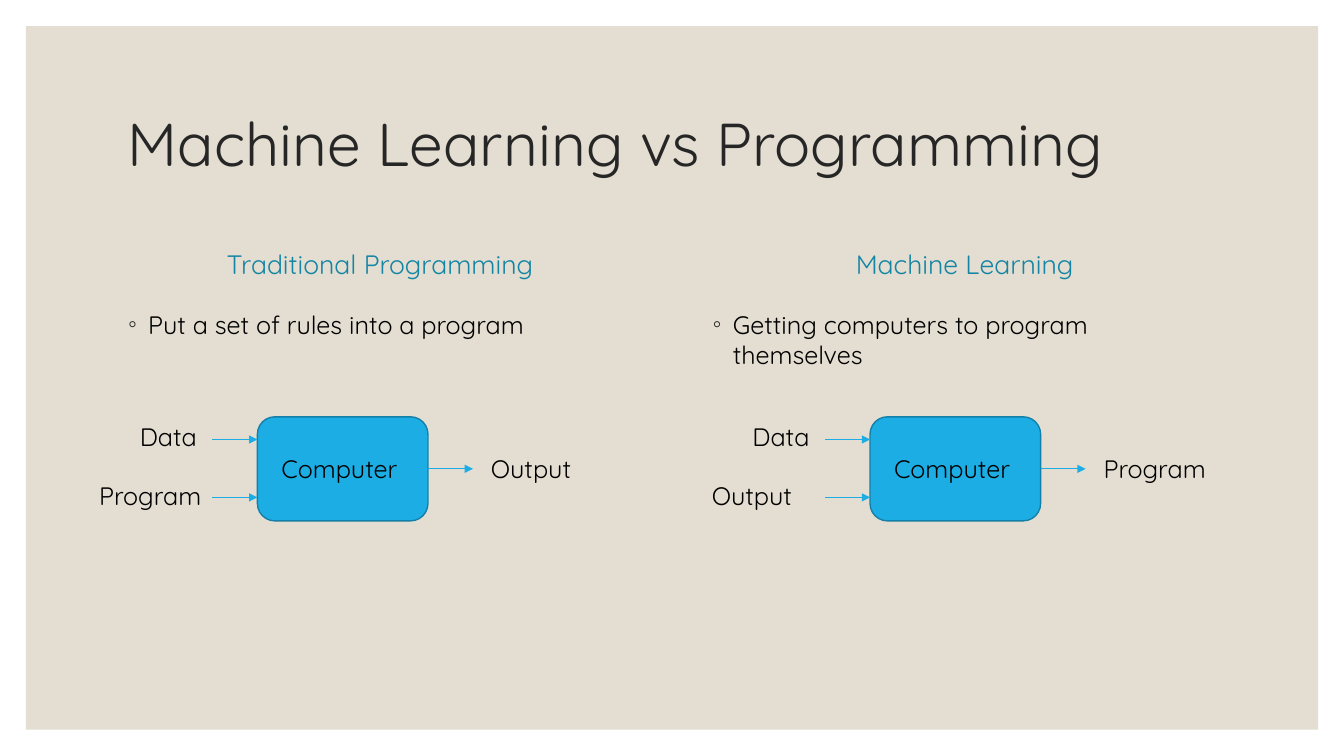
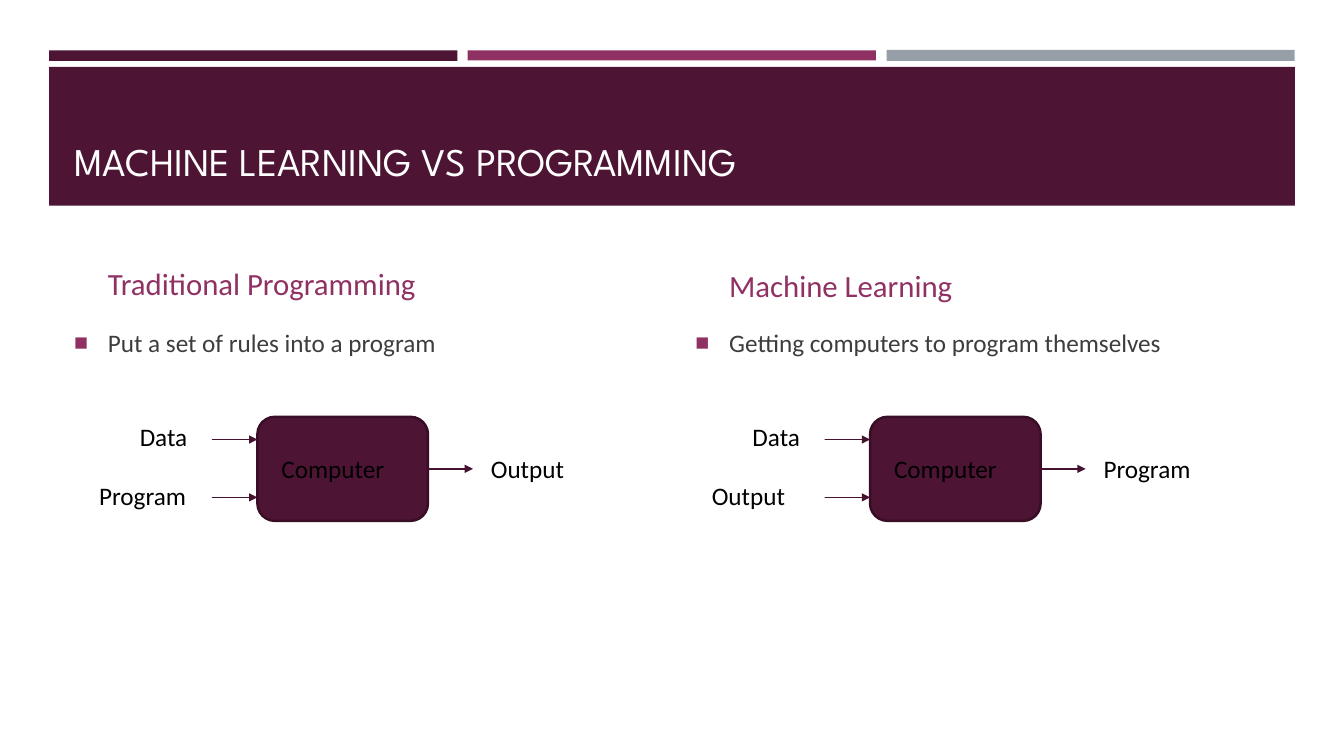
Before and after one commit to Boty22/Global-AI-Bootcamp-DRL, a slide deck: slide 4 of From RL to DRL.pptx. Drawn at 1344x756 pixels with LibreOffice and Linux fonts; fonts in the diff are those of the drawing. Boxes give left, top, right and bottom in pixels: in the first picture for what was removed or moved away, otherwise in the second. Text is boxed around its words. In the diff, an @@ line names an element or a change of style, - is before the commit and + after.

Commit message:
botcamp ppt design

```diff
--- a/From RL to DRL.pptx
+++ b/From RL to DRL.pptx
@@ rectangle removed at (26,26,1319,730) @@
@@ rectangle added at (49,50,458,60), fill #4D1434 @@
@@ rectangle added at (468,50,876,60), fill #903163 @@
@@ rectangle added at (886,50,1295,62), fill #969FA7 @@
@@ rectangle added at (49,67,1296,206), fill #4D1434 @@
@@ title "MACHINE LEARNING VS PROGRAMMING" at (74,149,737,177): vertical alignment middle to bottom @@
@@ title at (74,149,737,177): text changed; size 43.2 to 28 pt; font Quicksand to League Spartan; text colour #262626 to #FFFFFF @@
-Machine Learning vs Programming
+MACHINE LEARNING VS PROGRAMMING
@@ text "Traditional Programming": place and size @@
-text "Traditional Programming" at (227,254,533,280)
+text "Traditional Programming" at (108,273,415,301)
@@ text "Traditional Programming" at (108,273,415,301): size 19 to 22 pt, font Quicksand to Calibri, text colour #1485A4 to #903163; alignment centre to left; more space between paragraphs; vertical alignment middle to bottom @@
@@ text "Machine Learning" at (729,275,952,303): size 19 to 22 pt, font Quicksand to Calibri, text colour #1485A4 to #903163; alignment centre to left; more space between paragraphs; vertical alignment middle to bottom @@
@@ text "Machine Learning": place and size @@
-text "Machine Learning" at (856,254,1073,280)
+text "Machine Learning" at (729,275,952,303)
@@ text "Put a set of rules ...": place and size @@
-text "Put a set of rules ..." at (148,315,523,339)
+text "Put a set of rules ..." at (108,334,435,357)
@@ text "Put a set of rules ..." at (108,334,435,357): font Quicksand to Calibri, text colour #000000 to #3D3D3D; bullet ◦ to ■; bullet colour #262626 to #903163 @@
@@ text "Getting computers to program themselves" at (729,334,1161,357): font Quicksand to Calibri, text colour #000000 to #3D3D3D; bullet ◦ to ■; bullet colour #262626 to #903163 @@
@@ text "Getting computers to program themselves": place and size @@
-text "Getting computers to program themselves" at (733,316,1087,365)
+text "Getting computers to program themselves" at (729,334,1161,357)
@@ rounded rectangle at (257,417,427,521): fill #1CADE4 to #4D1434; outline #1580A9 1 pt to #390F26 1.75 pt @@
@@ rounded rectangle at (870,417,1041,521): fill #1CADE4 to #4D1434; outline #1580A9 1 pt to #390F26 1.75 pt @@
@@ arrow (213, 440) - (257, 440): stroke #1CADE4 0.5 pt to #45122F 1 pt @@
@@ arrow (826, 440) - (870, 440): stroke #1CADE4 0.5 pt to #45122F 1 pt @@
@@ font Quicksand to Calibri in 8 elements at (140,429,188,447), (99,488,186,510), (491,461,564,482), (281,462,384,482), (752,429,800,446), (712,488,785,509), (1104,461,1191,483), (894,462,997,482) @@
@@ arrow (429, 469) - (473, 469): stroke #1CADE4 0.5 pt to #45122F 1 pt @@
@@ arrow (1041, 469) - (1086, 469): stroke #1CADE4 0.5 pt to #45122F 1 pt @@
@@ arrow (213, 497) - (257, 497): stroke #1CADE4 0.5 pt to #45122F 1 pt @@
@@ arrow (826, 497) - (870, 497): stroke #1CADE4 0.5 pt to #45122F 1 pt @@
```
Also in this commit, not shown: 14 other slides changed, 3 slides added, 2 slides removed, 4 other files.
